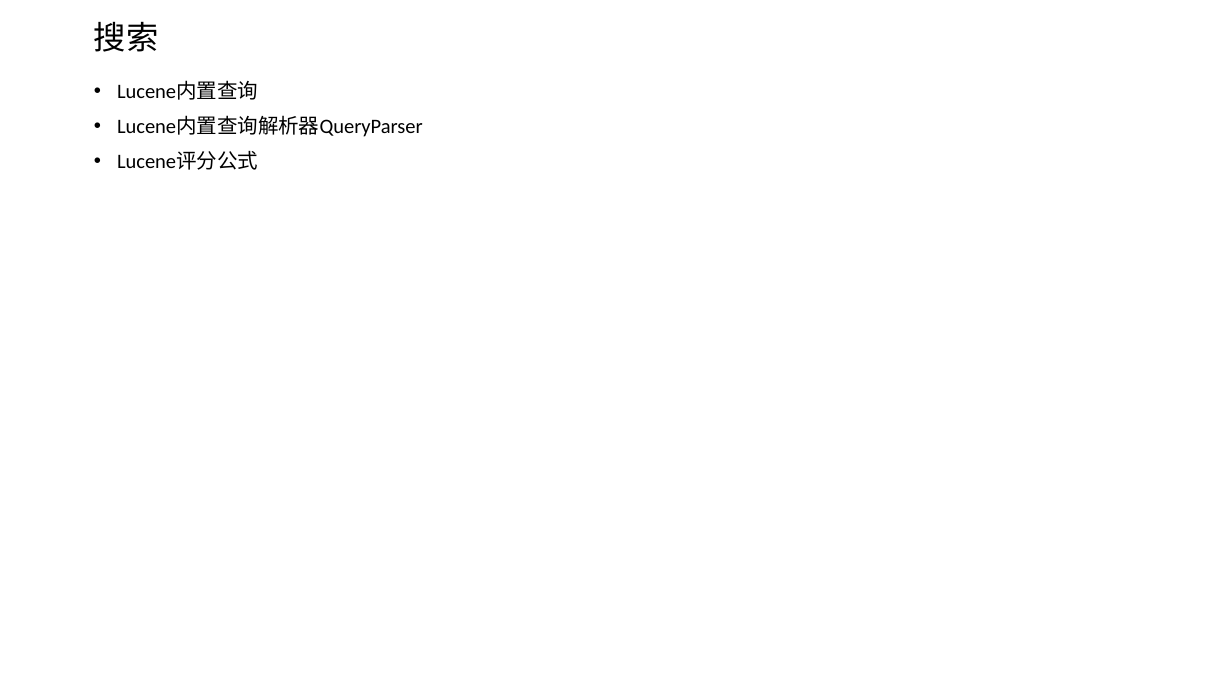
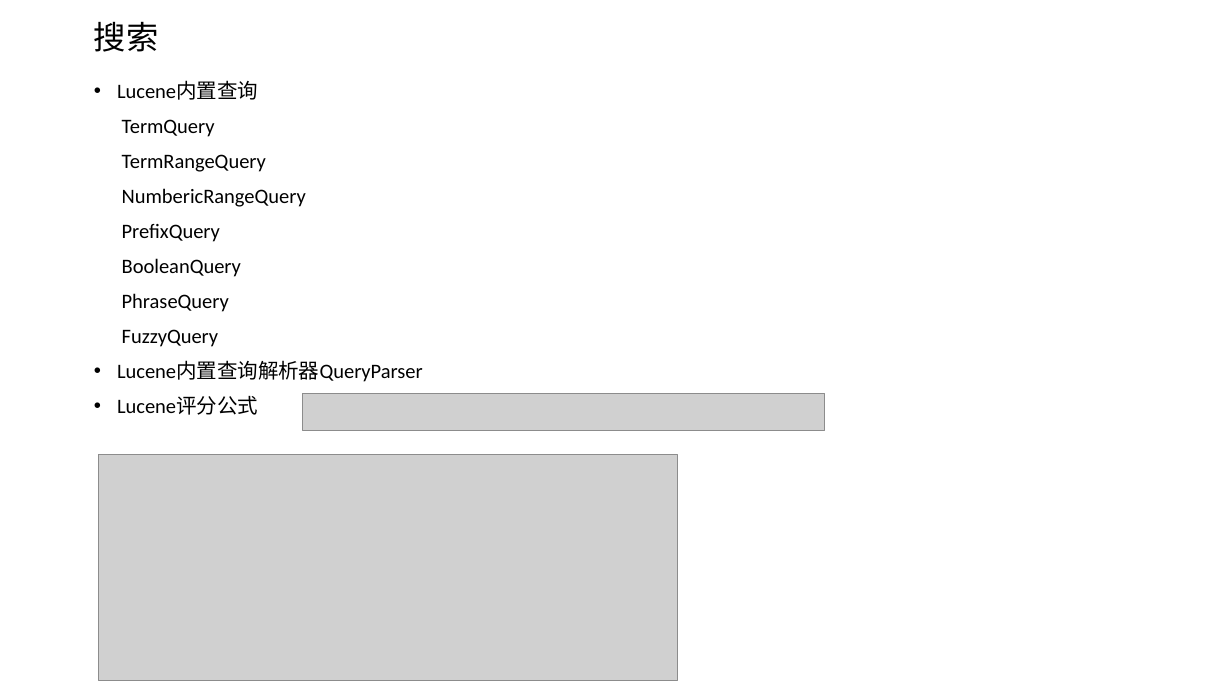
Before and after one commit to xiaotiao/lucene-demo, a slide deck: slide 11 of doc/Lucene-core入门知识讲解.pptx. Drawn at 1232x693 pixels with LibreOffice and Linux fonts; fonts in the diff are those of the drawing; grey boxes stand for pictures. Boxes give left, top, right and bottom in pixels: in the first picture for what was removed or moved away, otherwise in the second. Text is boxed around its words. In the diff, an @@ line names an element or a change of style, - is before the commit and + after.

Commit message:
ppt done

```diff
--- a/doc/Lucene-core入门知识讲解.pptx
+++ b/doc/Lucene-core入门知识讲解.pptx
@@ text at [122, 119, 306, 347]: paragraphs added @@
+TermQuery
+TermRangeQuery
+NumbericRangeQuery
+PrefixQuery
+BooleanQuery
+PhraseQuery
+FuzzyQuery
@@ picture added at [303, 394, 825, 432] @@
@@ picture added at [99, 455, 677, 681] @@
```
